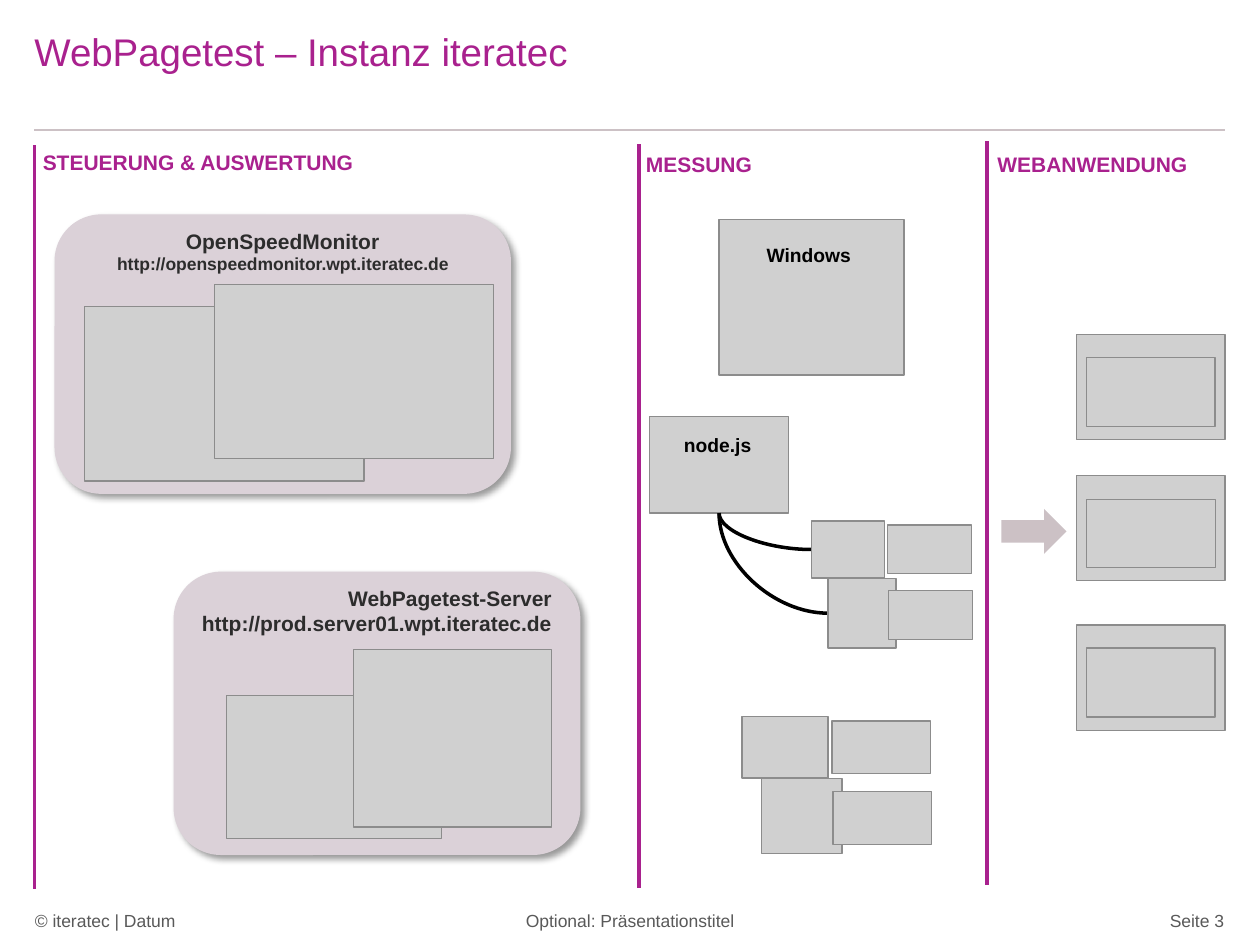
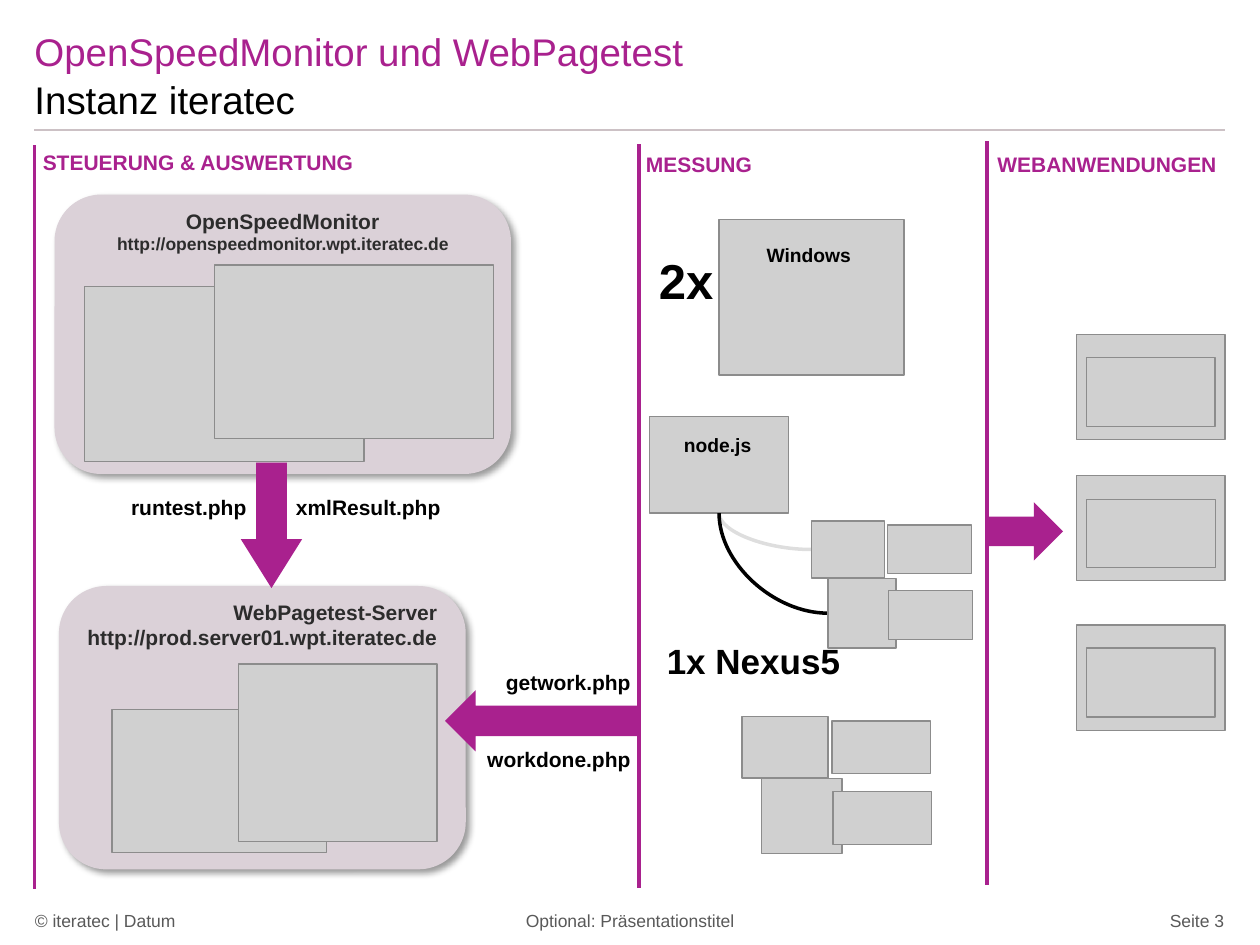
Before and after one commit to iteratec/perf-test-suite, a slide deck: slide 3 of doc/Workshop2015_Webperformance.pptx. Drawn at 1260x945 pixels with LibreOffice and Linux fonts; fonts in the diff are those of the drawing; grey boxes stand for pictures; background and template pictures are left out. Boxes give left, top, right and bottom in pixels: in the first picture for what was removed or moved away, otherwise in the second. Text is boxed around its words. In the diff, an @@ line names an element or a change of style, - is before the commit and + after.

```diff
--- a/doc/Workshop2015_Webperformance.pptx
+++ b/doc/Workshop2015_Webperformance.pptx
@@ title at <box>34,38,683,74</box>: text changed @@
-WebPagetest – Instanz iteratec
+OpenSpeedMonitor und WebPagetest
@@ text added at <box>34,86,295,115</box>, 22 pt, text #000000 @@
+Instanz iteratec
@@ text at <box>997,157,1216,172</box>: text changed @@
-WEBANWENDUNG
+WEBANWENDUNGEN
@@ 2 pictures, 1 rounded rectangle: place and size @@
-2 pictures, 1 rounded rectangle at <box>54,214,510,494</box>
+2 pictures, 1 rounded rectangle at <box>54,195,510,475</box>
@@ text added at <box>659,264,713,299</box>, 28 pt, text #000000, bold @@
+2x
@@ left arrow added at <box>241,463,303,589</box>, fill #A9218E @@
@@ text added at <box>131,499,246,519</box>, 12 pt, text #000000, bold @@
+runtest.php
@@ text added at <box>296,499,440,520</box>, 12 pt, text #000000, bold @@
+xmlResult.php
@@ right arrow: place and size @@
-right arrow at <box>1002,509,1067,554</box>
+right arrow at <box>989,501,1063,561</box>
@@ right arrow at <box>989,501,1063,561</box>: fill #CCC1C5 to #A9218E @@
@@ 2 pictures, 1 rounded rectangle: place and size @@
-2 pictures, 1 rounded rectangle at <box>174,572,581,856</box>
+2 pictures, 1 rounded rectangle at <box>59,586,466,869</box>
@@ text added at <box>667,646,840,675</box>, 20 pt, text #000000, bold @@
+1x Nexus5
@@ text added at <box>506,674,631,694</box>, 12 pt, text #000000, bold @@
+getwork.php
@@ left arrow added at <box>445,690,636,752</box>, fill #A9218E @@
@@ text added at <box>487,751,630,772</box>, 12 pt, text #000000, bold @@
+workdone.php
```
Also in this commit, not shown: 2 slides added.
